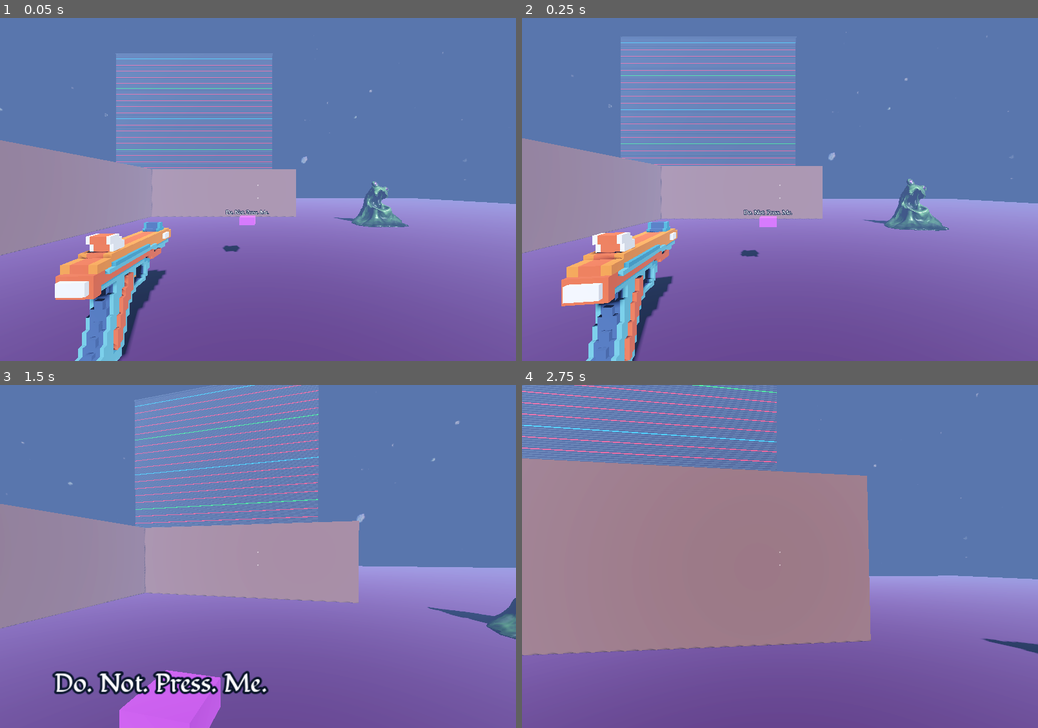
Above: before the commit, frames 1-4 (two rows, left to right).
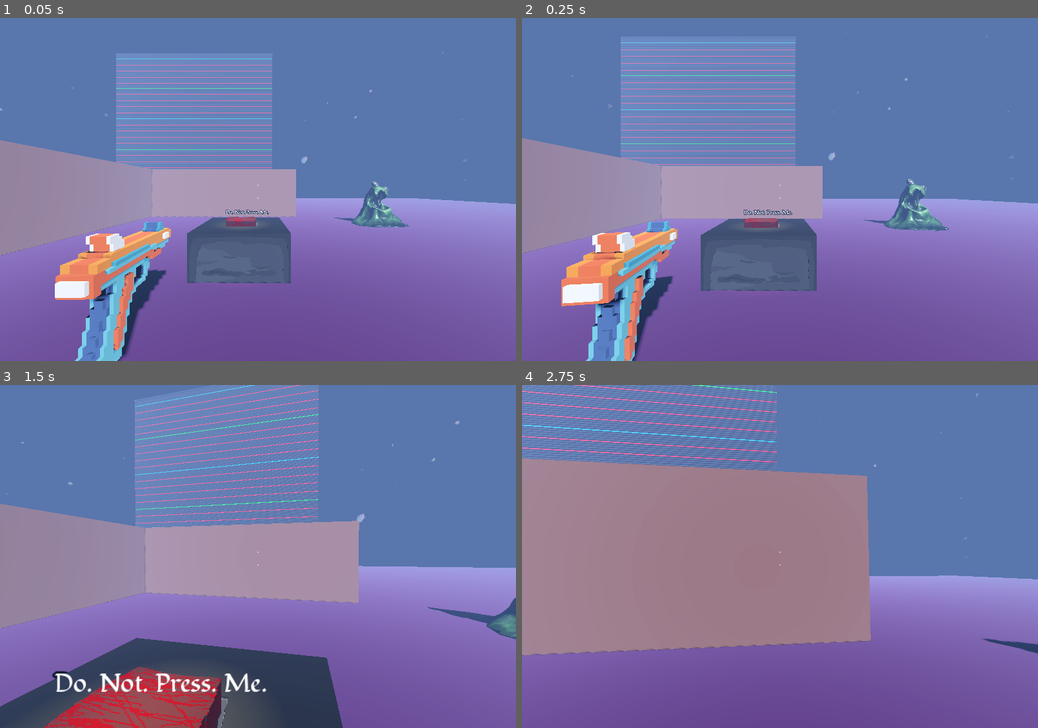
Above: after the commit, the same moments.

Repository: ChoppingSlime/3d_practice_project
Game: Godot game, scene res://levels/main.tscn
The game is run twice, just before and just after one commit, with the same random seed, the same clock (stepped at 60 frames per second) and the same inputs.
Inputs (mouse positions are in pixels of both pictures, inside the frame that each line leads up to):
- Up to frame 1 (0.05 s): no input
- Up to frame 2 (0.25 s): no input
- Up to frame 3 (1.5 s): move the mouse to (283, 556) at 0.52 s; hold W (go_forward) from 0.53 s (still down); click (283, 556) at 0.6 s; tap Space (jump) at 0.77 s; move the mouse to (232, 556) at 1.27 s; right-click (232, 556) at 1.35 s
- Up to frame 4 (2.75 s): keep holding W (go_forward); tap Space (jump) at 1.52 s; move the mouse to (790, 549) at 2.02 s; tap E (interact) at 2.1 s

The runs differ from the first frame. In frame 1, 3.7% of the frame differs, in the area x 36-57%, y 57-78%; in frame 2, 4.5%; in frame 3, 13%, in the area x 0-67%, y 73-100%; in frame 4, nothing differs.

Commit message:
button pedestal something something

Diff:
--- a/scenes/button3d/button3d.tscn
+++ b/scenes/button3d/button3d.tscn
@@ -1,8 +1,11 @@
-[gd_scene load_steps=6 format=3 uid="uid://bexmsq2b4r1v7"]
+[gd_scene load_steps=11 format=3 uid="uid://bexmsq2b4r1v7"]
 
 [ext_resource type="Script" uid="uid://b2t5j7xhfce6b" path="res://scenes/button3d/button3d.gd" id="1_lrmay"]
 [ext_resource type="PackedScene" uid="uid://b3yv86pke012g" path="res://Components/InputComponent/input_component.tscn" id="2_s3p44"]
 [ext_resource type="Script" uid="uid://b41hpfqgc07yd" path="res://scenes/button3d/button_box.gd" id="2_voccy"]
+[ext_resource type="ArrayMesh" uid="uid://ctaivd2gm0lid" path="res://scenes/button3d/pedestal.obj" id="4_udycx"]
+[ext_resource type="Texture2D" uid="uid://j7bo68k3l1g8" path="res://scenes/button3d/pedestal_button.png" id="5_461ov"]
+[ext_resource type="ArrayMesh" uid="uid://b0aqr8mumcvq4" path="res://scenes/button3d/pedestal_button.obj" id="5_e4i77"]
 
 [sub_resource type="StandardMaterial3D" id="StandardMaterial3D_s3p44"]
 albedo_color = Color(0.540848, 0.300806, 0.211299, 1)
@@ -10,12 +13,29 @@
 [sub_resource type="BoxShape3D" id="BoxShape3D_lrmay"]
 size = Vector3(3, 1, 3.43945)
 
+[sub_resource type="StandardMaterial3D" id="StandardMaterial3D_jcfm1"]
+albedo_texture = ExtResource("5_461ov")
+metallic = 0.59
+metallic_specular = 0.68
+roughness = 0.36
+refraction_enabled = true
+
+[sub_resource type="StandardMaterial3D" id="StandardMaterial3D_e4i77"]
+albedo_texture = ExtResource("5_461ov")
+metallic = 0.21
+metallic_specular = 0.0
+roughness = 0.25
+emission_energy_multiplier = 2.1
+backlight_enabled = true
+refraction_enabled = true
+
 [node name="Button3D" type="Node3D" node_paths=PackedStringArray("button_box")]
 script = ExtResource("1_lrmay")
 button_box = NodePath("ButtonBox")
 
 [node name="ButtonBox" type="CSGBox3D" parent="."]
 transform = Transform3D(1, 0, 0, 0, 1, 0, 0, 0, 1, 0.1573, 0.0634766, 0)
+visible = false
 use_collision = true
 collision_layer = 32769
 size = Vector3(0.451269, 0.236572, 0.486938)
@@ -42,6 +62,25 @@
 billboard = 1
 text = "Do. Not. Press. Me."
 
+[node name="Pedestal" type="MeshInstance3D" parent="."]
+transform = Transform3D(0.1, 0, 0, 0, 0.1, 0, 0, 0, 0.1, 0.0298945, -2.19213, -0.130583)
+mesh = ExtResource("4_udycx")
+surface_material_override/0 = SubResource("StandardMaterial3D_jcfm1")
+
+[node name="PedestalButton" type="MeshInstance3D" parent="."]
+transform = Transform3D(0.1, 0, 0, 0, 0.1, 0, 0, 0, 0.1, 0.0437201, -2.04651, -0.19049)
+mesh = ExtResource("5_e4i77")
+surface_material_override/0 = SubResource("StandardMaterial3D_e4i77")
+
+[node name="SpotLight3D" type="SpotLight3D" parent="."]
+transform = Transform3D(1, 0, 0, 0, -4.37114e-08, 1, 0, -1, -4.37114e-08, 0.0157176, 2.17747, -0.162934)
+light_color = Color(1, 1, 0.796078, 1)
+light_energy = 16.0
+distance_fade_enabled = true
+spot_range = 5.788
+spot_attenuation = 2.54
+spot_angle = 24.26
+
 [connection signal="body_entered" from="PlayerDetector" to="." method="_on_player_detector_body_entered"]
 [connection signal="body_exited" from="PlayerDetector" to="." method="_on_player_detector_body_exited"]
 [connection signal="timeout" from="ButtonTimer" to="." method="_on_button_timer_timeout"]
Not shown, added: scenes/button3d/pedestal.mtl
Not shown, added: scenes/button3d/pedestal.obj
Not shown, added: scenes/button3d/pedestal.obj.import
Binary file added: scenes/button3d/pedestal.png
Not shown, added: scenes/button3d/pedestal.png.import
Not shown, added: scenes/button3d/pedestal_button.mtl
Not shown, added: scenes/button3d/pedestal_button.obj
Not shown, added: scenes/button3d/pedestal_button.obj.import
Binary file added: scenes/button3d/pedestal_button.png
Not shown, added: scenes/button3d/pedestal_button.png.import
